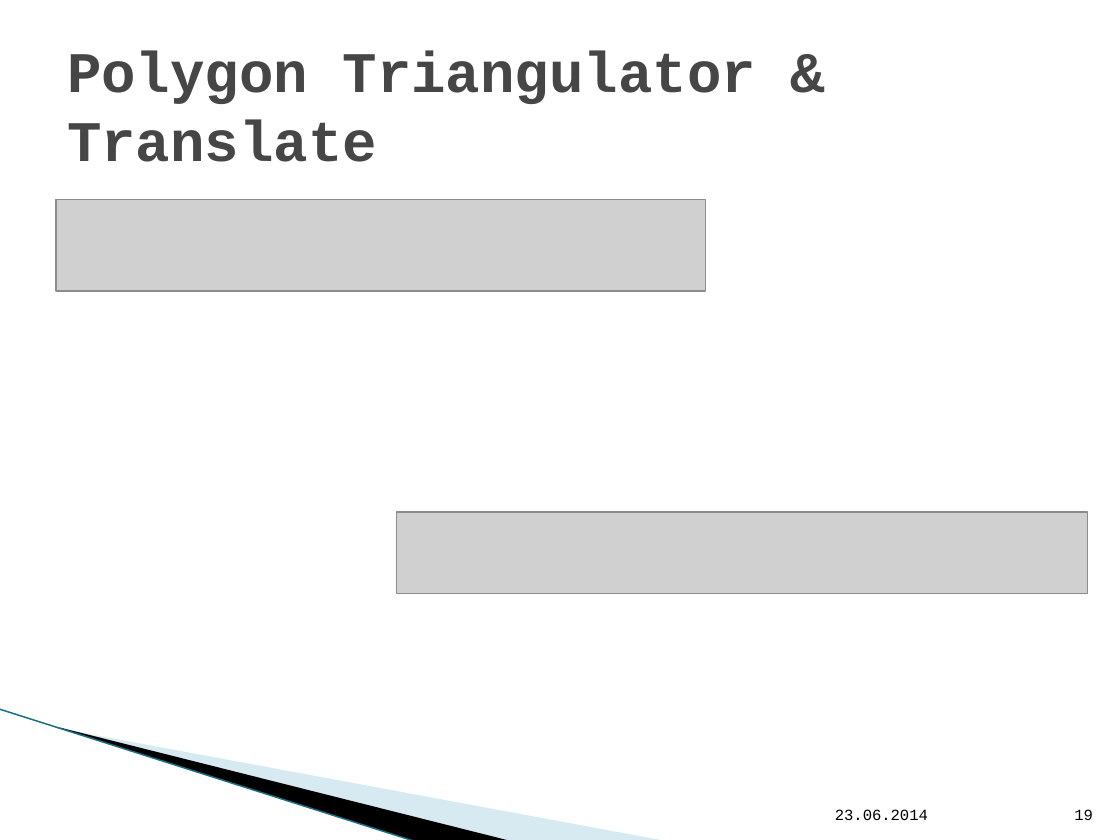
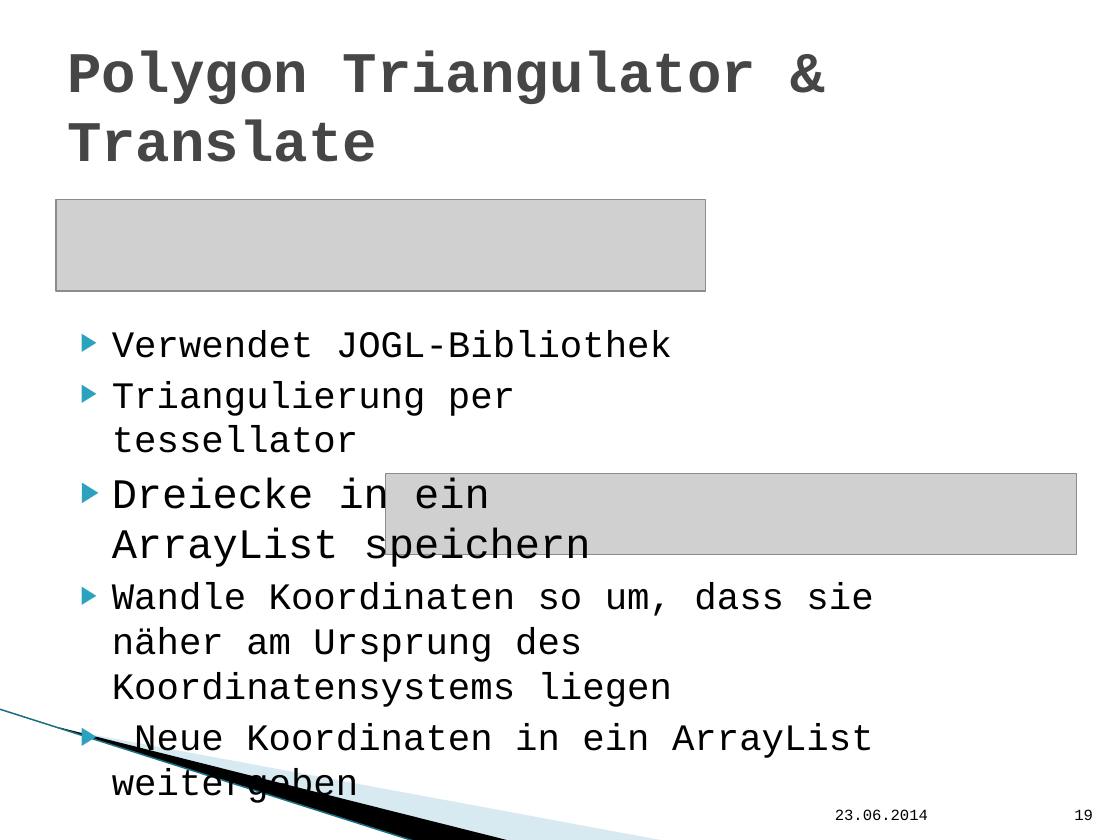
Before and after one commit to hft-swp/stuff, a slide deck: slide 19 of doku/präsentation nicht komplett/vCity-Präsentation.pptx. Drawn at 1120x840 pixels with LibreOffice and Linux fonts; fonts in the diff are those of the drawing; grey boxes stand for pictures; background and template pictures are left out. Boxes give left, top, right and bottom in pixels: in the first picture for what was removed or moved away, otherwise in the second. Text is boxed around its words. In the diff, an @@ line names an element or a change of style, - is before the commit and + after.

```diff
--- a/doku/präsentation nicht komplett/vCity-Präsentation.pptx
+++ b/doku/präsentation nicht komplett/vCity-Präsentation.pptx
@@ text added at <box>112,330,672,571</box>, 24 pt, text #000000 @@
+▶ Verwendet JOGL-Bibliothek
+▶ Triangulierung per tessellator
+▶ Dreiecke in ein ArrayList speichern
@@ picture: place and size @@
-picture at <box>396,512,1088,594</box>
+picture at <box>385,474,1076,556</box>
@@ text added at <box>112,583,874,805</box>, 24 pt, text #000000 @@
+▶ Wandle Koordinaten so um, dass sie näher am Ursprung des Koordinatensystems liegen
+▶ Neue Koordinaten in ein ArrayList weitergeben
```
Also in this commit, not shown: 4 other slides changed.
